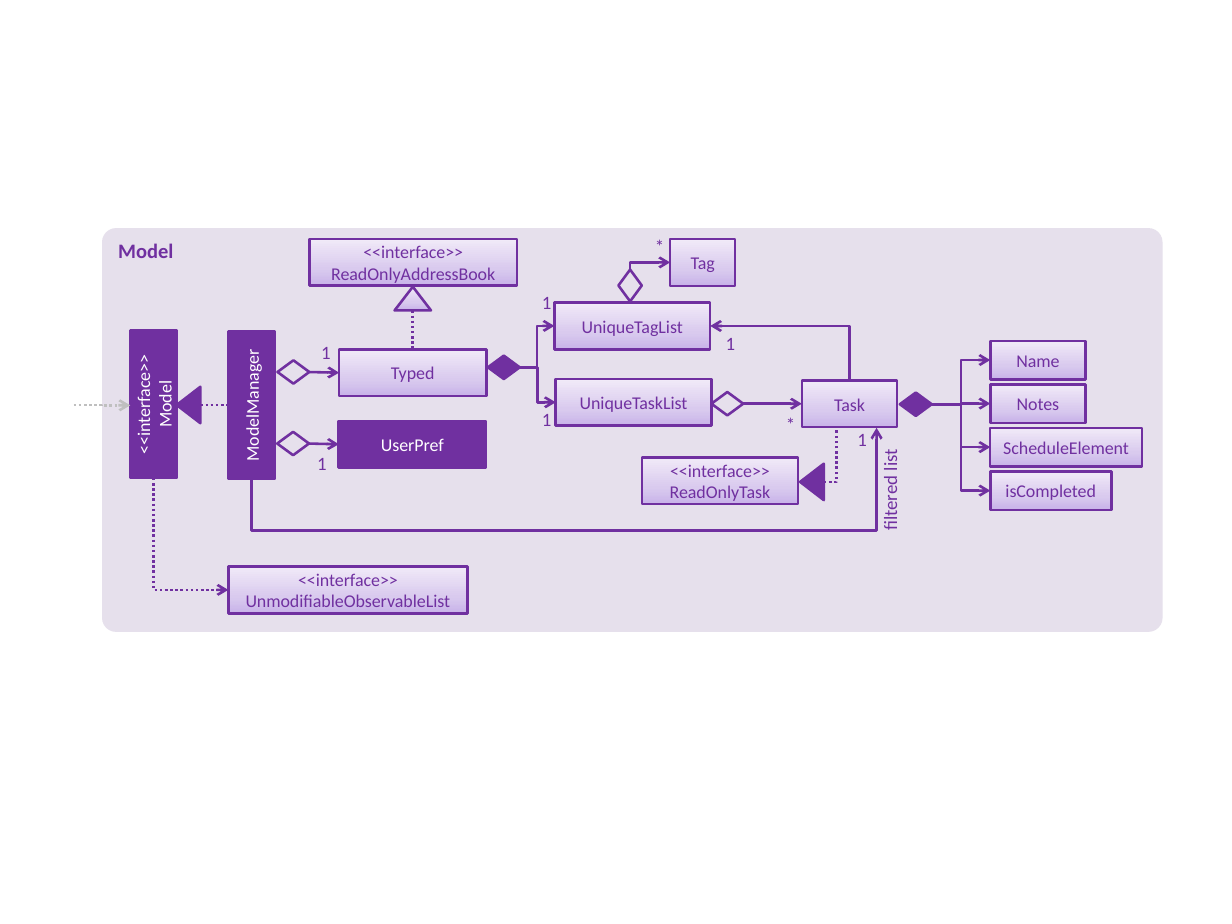
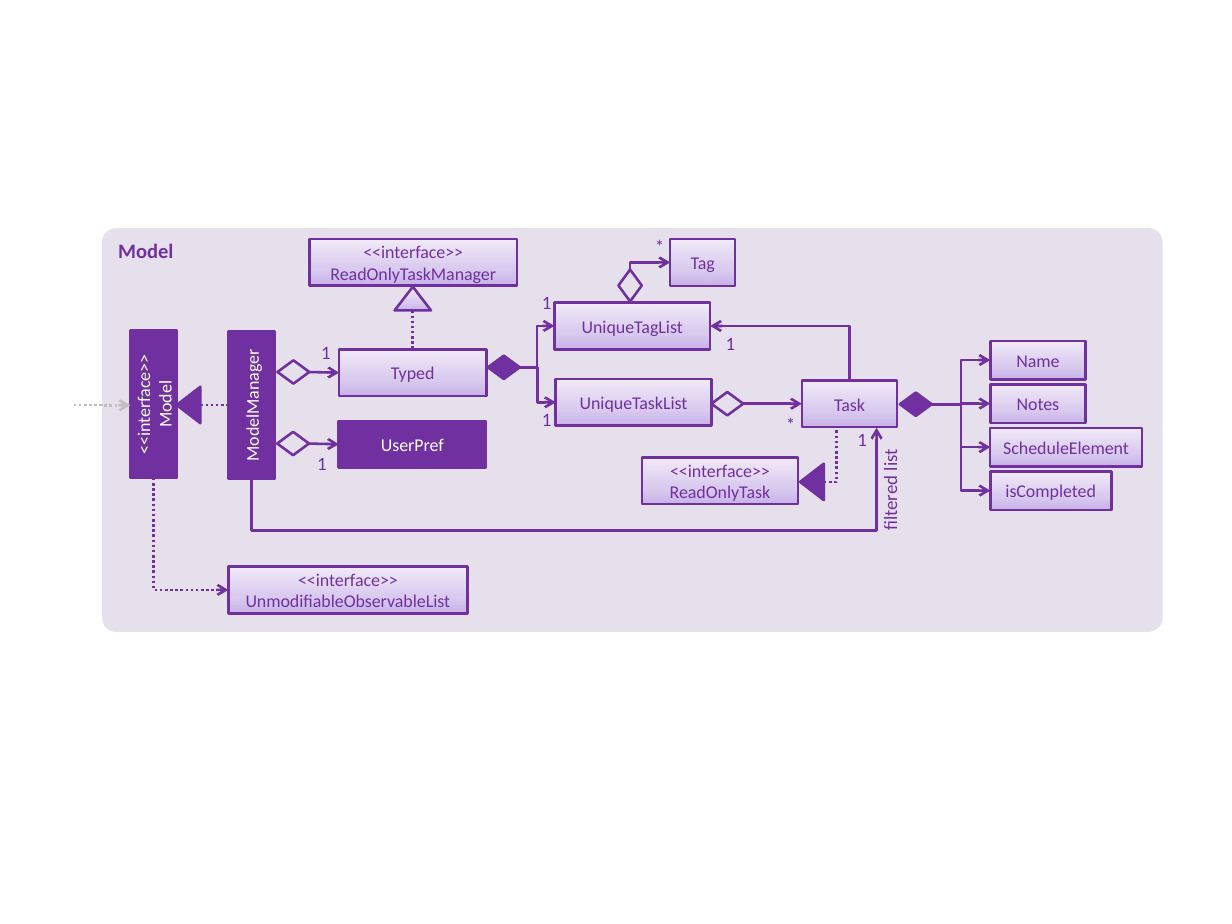
Before and after one commit to CS2103JAN2017-W09-B2/addressbook-level4, a slide deck: slide 1 of docs/diagrams/ModelComponentClassDiagram.pptx. Drawn at 1232x924 pixels with LibreOffice and Linux fonts; fonts in the diff are those of the drawing. Boxes give left, top, right and bottom in pixels: in the first picture for what was removed or moved away, otherwise in the second. Text is boxed around its words. In the diff, an @@ line names an element or a change of style, - is before the commit and + after.

Commit message:
Updated ModelComponentClassDiagram.pptx and StorageComponentClassDiagram.pptx to match Typed

```diff
--- a/docs/diagrams/ModelComponentClassDiagram.pptx
+++ b/docs/diagrams/ModelComponentClassDiagram.pptx
@@ text in rectangle at bbox=[330, 246, 496, 285]: text changed @@
-<<interface>>
-ReadOnlyAddressBook
+<<interface>>
+ReadOnlyTaskManager
```
Also in this commit, not shown: 1 other file.
